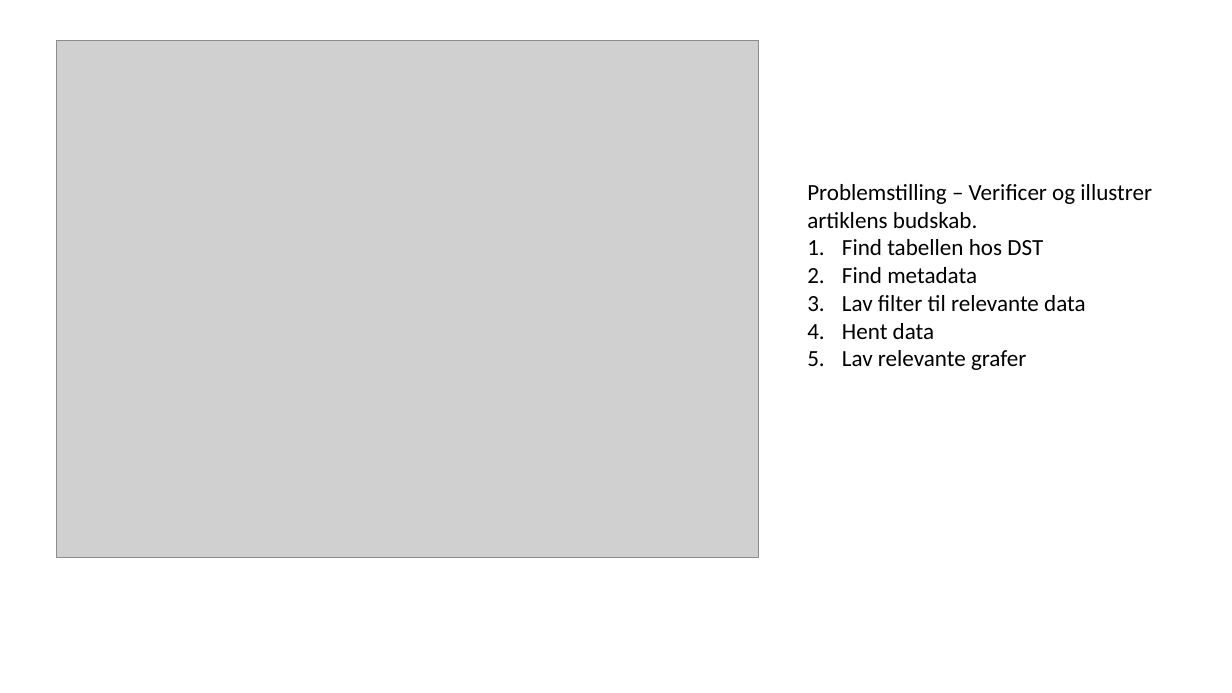
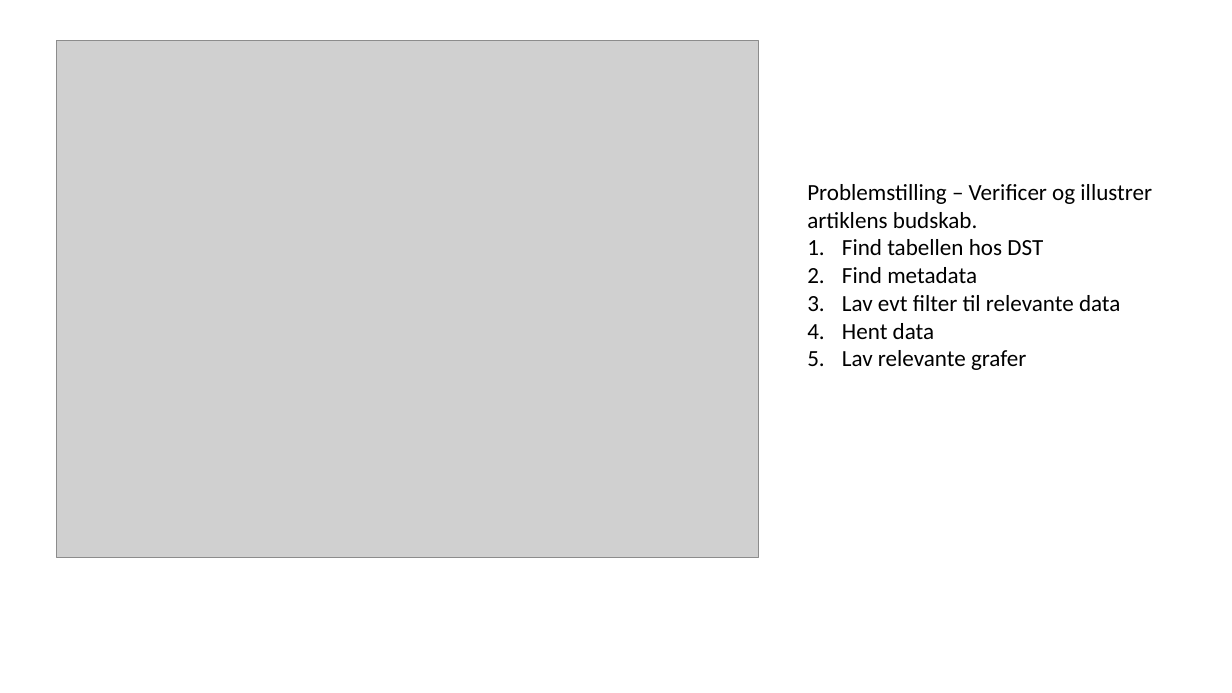
Before and after one commit to cphstud/DALE25W39, a slide deck: slide 9 of DALE25-W39-DSTAPI.pptx. Drawn at 1232x693 pixels with LibreOffice and Linux fonts; fonts in the diff are those of the drawing; grey boxes stand for pictures. Boxes give left, top, right and bottom in pixels: in the first picture for what was removed or moved away, otherwise in the second. Text is boxed around its words. In the diff, an @@ line names an element or a change of style, - is before the commit and + after.

```diff
--- a/DALE25-W39-DSTAPI.pptx
+++ b/DALE25-W39-DSTAPI.pptx
@@ text at box(842, 295, 1120, 311): text changed @@
-3. Lav filter til relevante data
+3. Lav evt filter til relevante data
```
Also in this commit, not shown: 3 other slides changed, 2 slides added, 1 slide removed.
